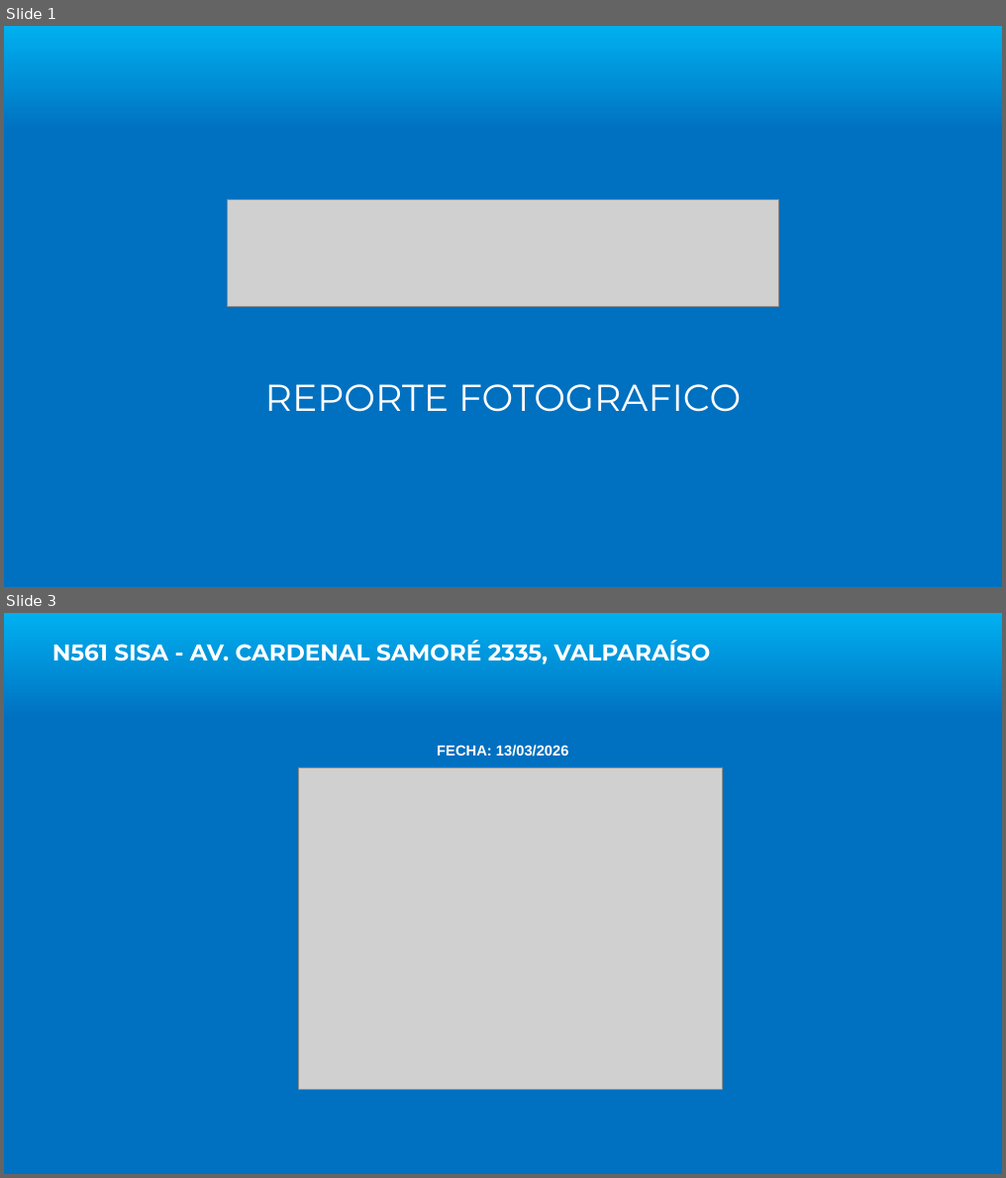
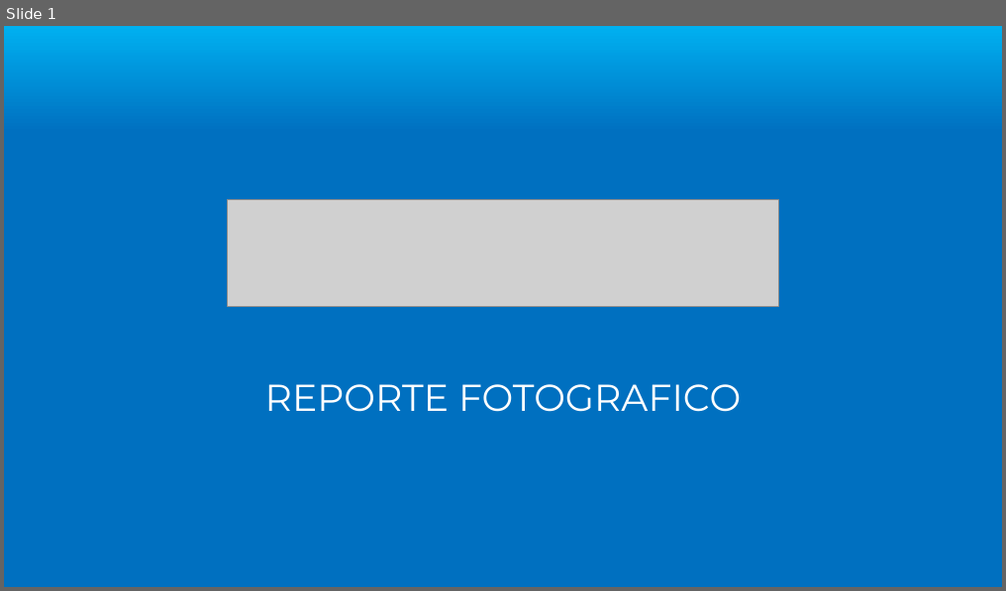
Before and after one commit to jrolivares/App-Imp, a slide deck: Termplate.pptx. Shown one above the other, each under a label of ours: slides 1 and 3 before the commit, slide 1 after it; the slides between them are not shown. The pictures are 1006x1178 and 1006x591 pixels, drawn with LibreOffice and Linux fonts; fonts in the diff are those of the drawing; grey boxes stand for pictures; background and template pictures are left out. Boxes give left, top, right and bottom in pixels: in the first picture for what was removed or moved away, otherwise in the second. Text is boxed around its words. In the diff, an @@ line names an element or a change of style, - is before the commit and + after.

Commit message:
feat: new template + slide layout by photo count
- Replace Termplate.pptx with Termplate Sell-Out REV.pptx (8-slide structure)
- Slide 0: title, Slide 1: chain intro, Slides 2-7: 1-6 photo layouts
- New generate_pptx: copies title, then per chain adds intro + store slides
  using the correct layout for each store's photo count (1–6 photos)
- New update_store_slide: handles groups (slides 4-6), collects absolute
  picture slot positions via group transform, removes groups/pics, inserts
  real photos at correct absolute positions
- New make_chain_divider: copies chain-intro slide (idx 1) and fills NOMBRE CADENA
- New helpers: _collect_pic_slots (incl. group coordinate math), _remove_all_pics

```diff
--- a/Termplate.pptx
+++ b/Termplate.pptx
@@ slide 3 removed at (4, 613, 1002, 1174), background gradient #00B0F0 to #0070C0 @@
@@ text removed at (53, 640, 711, 664) @@
-N561 SISA - AV. CARDENAL SAMORÉ 2335, VALPARAÍSO
@@ text removed at (437, 745, 569, 757) @@
-FECHA: 13/03/2026
@@ picture removed at (299, 767, 723, 1089) @@
```
Also in this commit, not shown: 7 slides added, 4 other slides removed, 1 other file.
